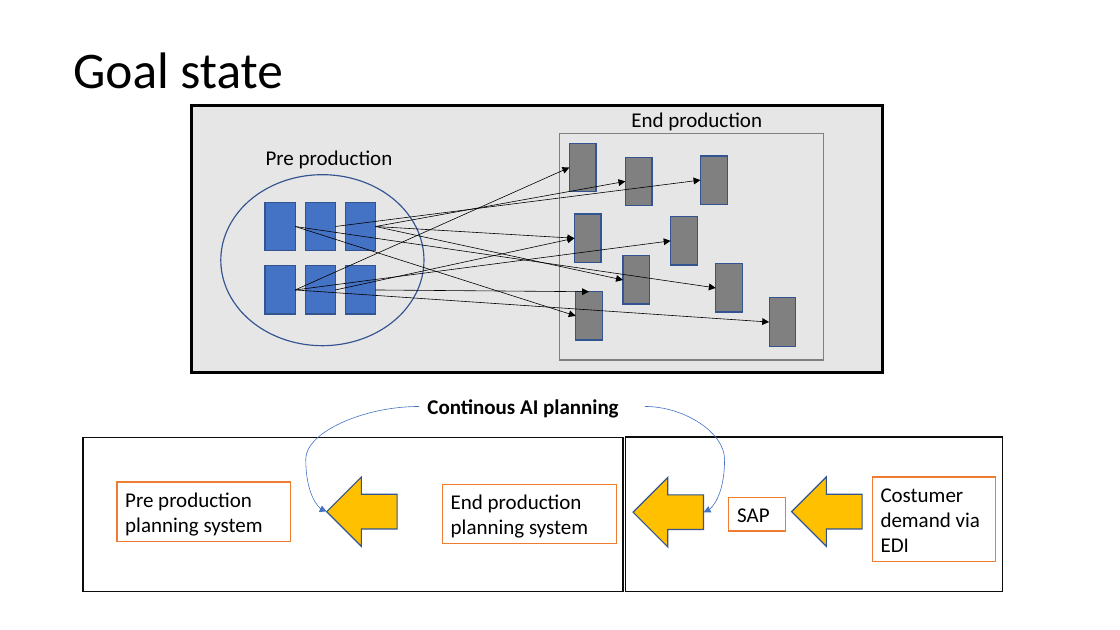
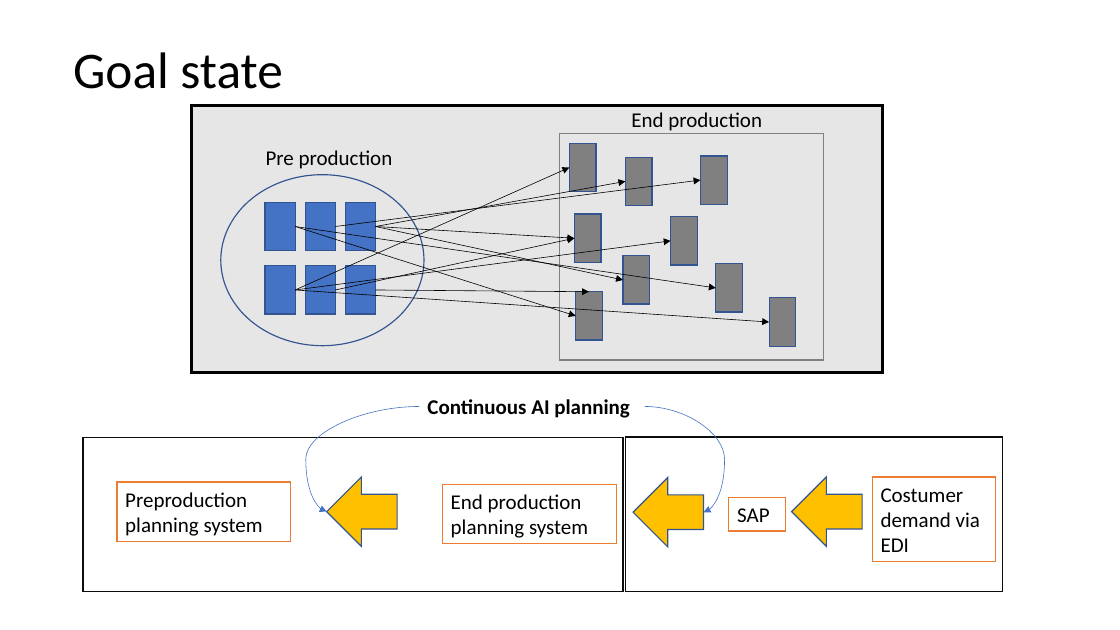
Before and after one commit to AndreasNeuhierl/InnoMgmt, a slide deck: slide 5 of desandere.pptx. Drawn at 1120x630 pixels with LibreOffice and Linux fonts; fonts in the diff are those of the drawing. Boxes give left, top, right and bottom in pixels: in the first picture for what was removed or moved away, otherwise in the second. Text is boxed around its words. In the diff, an @@ line names an element or a change of style, - is before the commit and + after.

Commit message:
Fixed typos

```diff
--- a/desandere.pptx
+++ b/desandere.pptx
@@ text at bbox=[427, 399, 630, 418]: text changed @@
-Continous AI planning
+Continuous AI planning
@@ text in rectangle at bbox=[125, 492, 263, 536]: spaces changed @@
-Pre production planning system
+Preproduction planning system
```
Also in this commit, not shown: 8 other slides changed.
